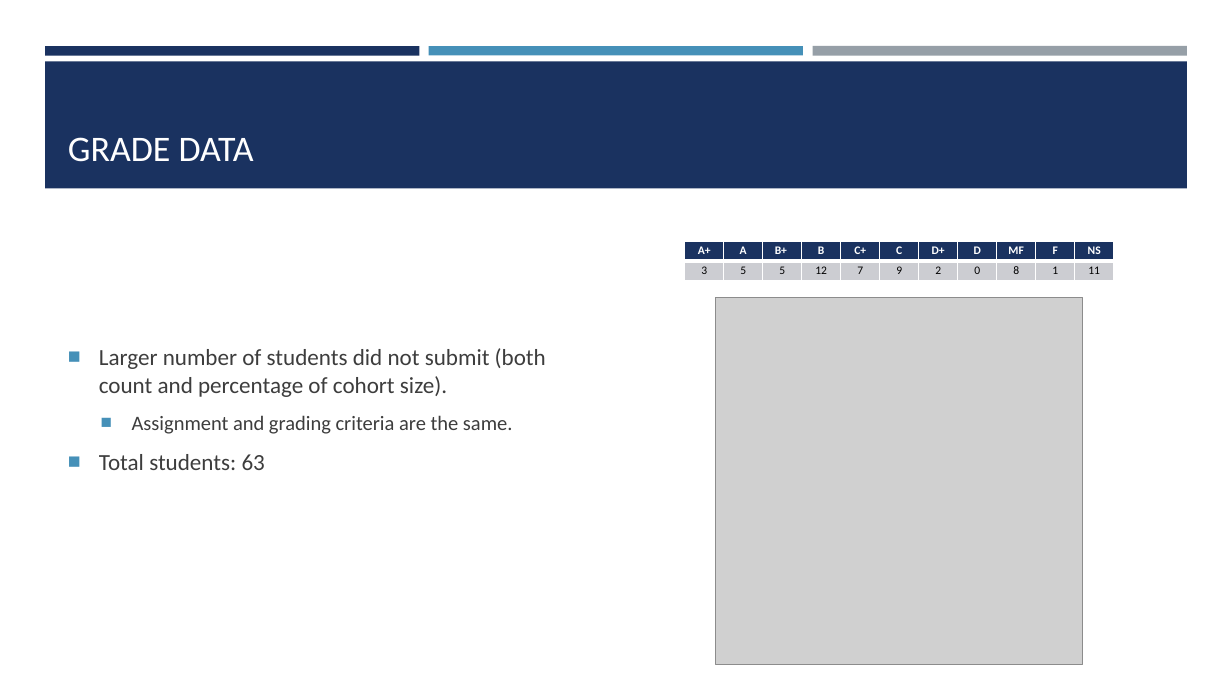
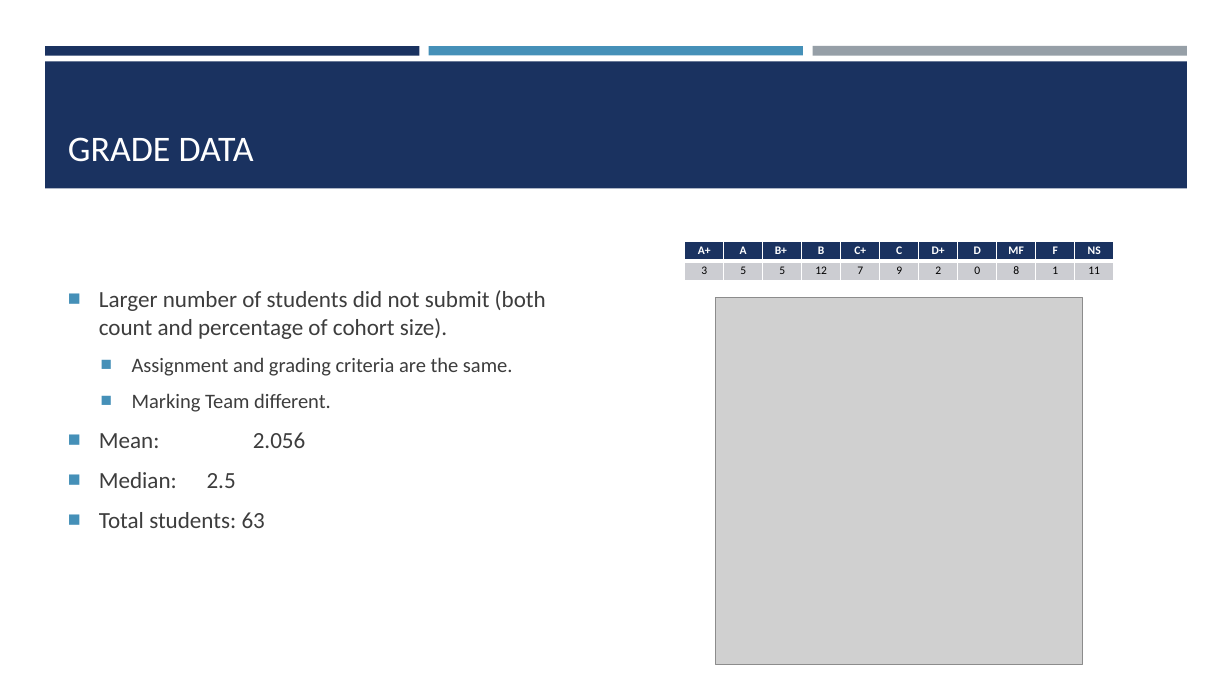
Before and after one commit to ChrisAcornleyPhD/CAP512Data, a slide deck: slide 14 of scripts/CAP512.pptx (slide 13 before the commit). Drawn at 1232x693 pixels with LibreOffice and Linux fonts; fonts in the diff are those of the drawing; grey boxes stand for pictures. Boxes give left, top, right and bottom in pixels: in the first picture for what was removed or moved away, otherwise in the second. Text is boxed around its words. In the diff, an @@ line names an element or a change of style, - is before the commit and + after.

Commit message:
Completed section on data comparison for presentation

```diff
--- a/scripts/CAP512.pptx
+++ b/scripts/CAP512.pptx
@@ text at [99,393,331,488]: paragraphs added @@
+  ■ Marking Team different.
+■ Mean: 2.056
+■ Median: 2.5
```
Also in this commit, not shown: 3 other slides changed, 8 slides added, 6 slides removed.
